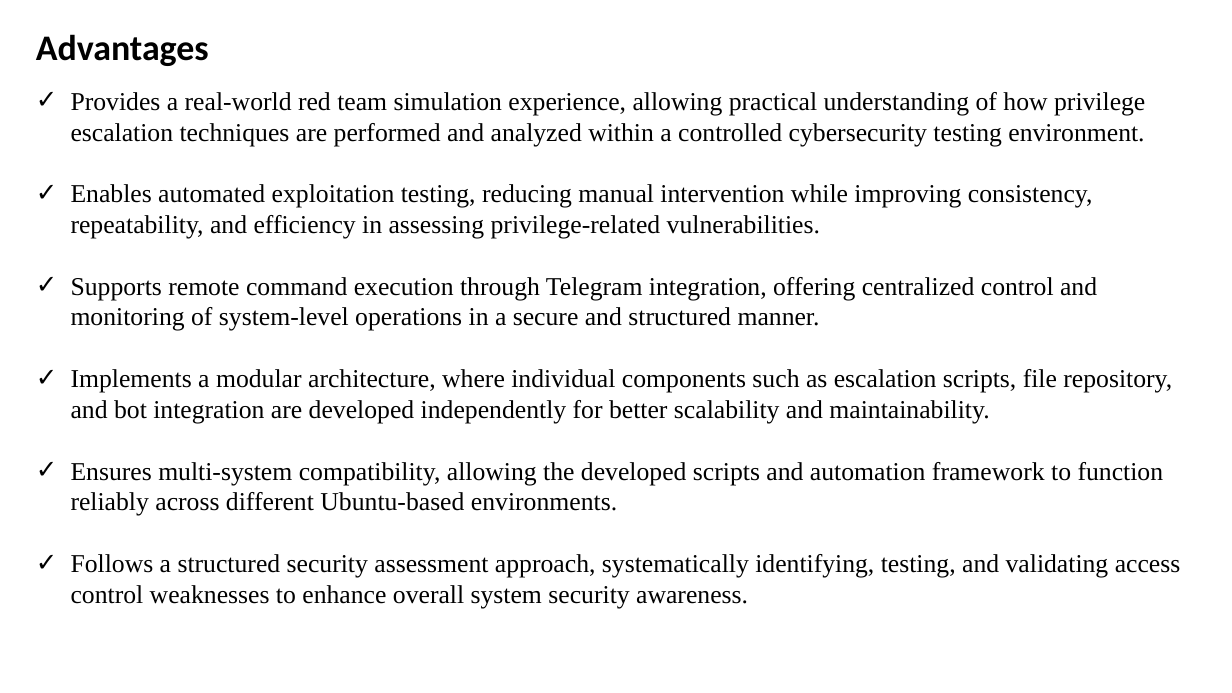
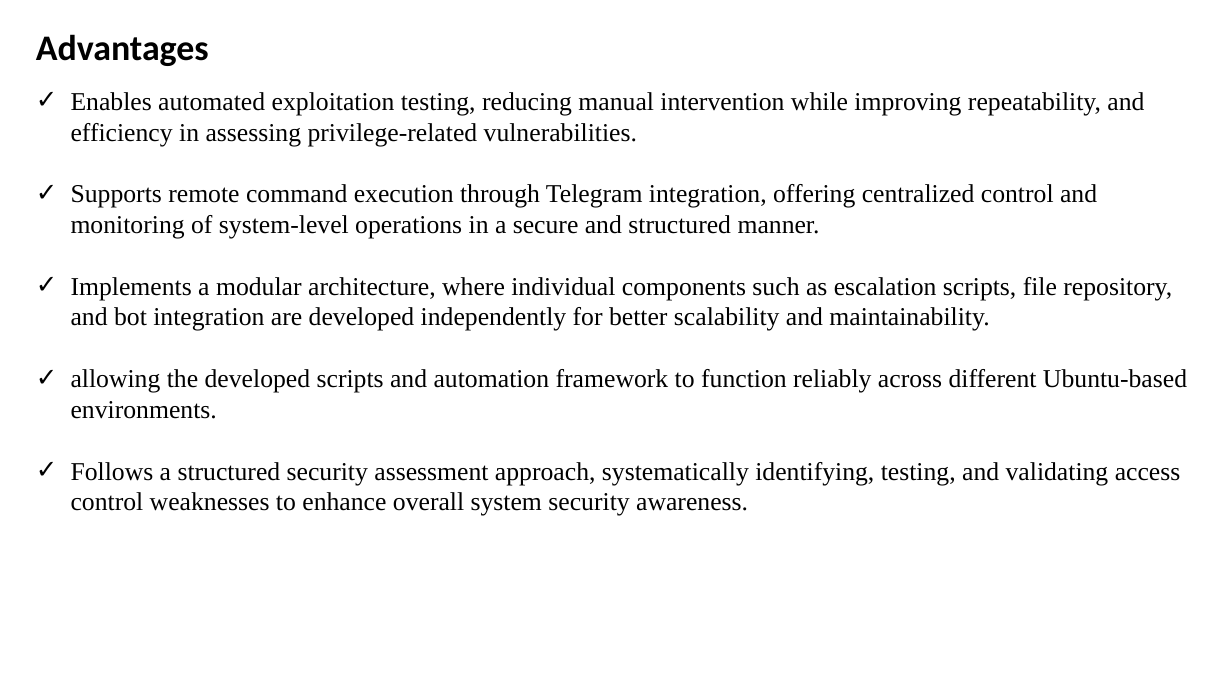
Before and after one commit to nachiket2323/pre-esc, a slide deck: slide 12 of docs/Clg 1st review.pptx. Drawn at 1232x693 pixels with LibreOffice and Linux fonts; fonts in the diff are those of the drawing. Boxes give left, top, right and bottom in pixels: in the first picture for what was removed or moved away, otherwise in the second. Text is boxed around its words. In the diff, an @@ line names an element or a change of style, - is before the commit and + after.

```diff
--- a/docs/Clg 1st review.pptx
+++ b/docs/Clg 1st review.pptx
@@ text at (71,92,1144,146): text changed @@
-✓ Provides a real-world red team simulation experience, allowing practical understanding of how privilege escalation techniques are performed and analyzed within a controlled cybersecurity testing environment.
-✓ Enables automated exploitation testing, reducing manual intervention while improving consistency, repeatability, and efficiency in assessing privilege-related vulnerabilities.
+✓ Enables automated exploitation testing, reducing manual intervention while improving repeatability, and efficiency in assessing privilege-related vulnerabilities.
@@ text at (71,369,1187,419): text changed @@
-✓ Ensures multi-system compatibility, allowing the developed scripts and automation framework to function reliably across different Ubuntu-based environments.
+✓ allowing the developed scripts and automation framework to function reliably across different Ubuntu-based environments.
```
Also in this commit, not shown: 7 other slides changed.
